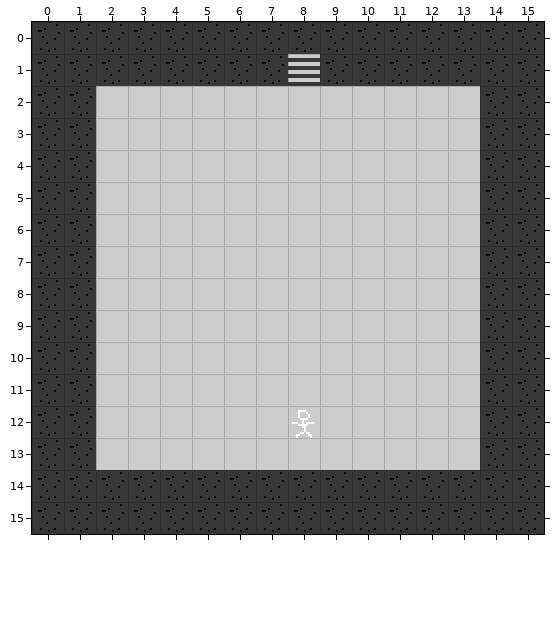
Two versions of a level (Tiled map, assets/levels/level1.tmx). Above is the file before it was changed.
Cells are 16x16 px. Shown: x 0..15, y 0..15.
And afterwards:
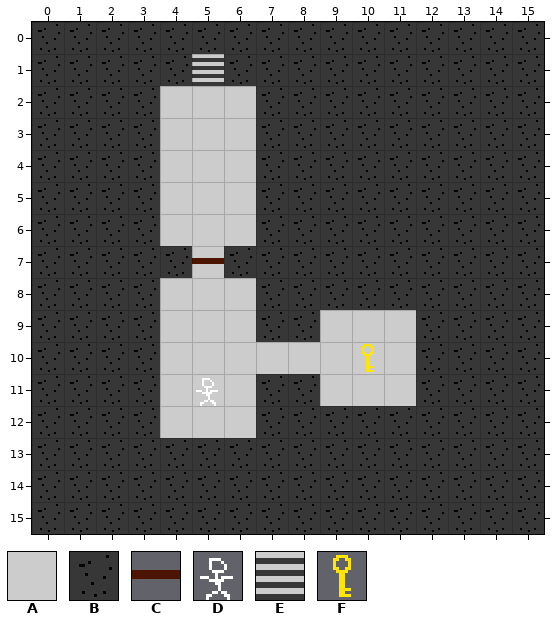
Key: from "tileset": A 0, B 1, C 4, D 10, E 11, F 12.
_ is an empty cell, # one hidden under a higher layer.
Diff:
Layer "base":
y 1: x 5 B -> #; x 8 # -> B
y 2..6: x 2..3 AA -> BB; x 7..13 AAAAAAA -> BBBBBBB
y 7: x 2..4 AAA -> BBB; x 6..13 AAAAAAAA -> BBBBBBBB
y 8: x 2..3 AA -> BB; x 7..13 AAAAAAA -> BBBBBBB
y 9: x 2..3 AA -> BB; x 7..8 AA -> BB; x 12..13 AA -> BB
y 10: x 2..3 AA -> BB; x 12..13 AA -> BB
y 11: x 2..3 AA -> BB; x 7..8 AA -> BB; x 12..13 AA -> BB
y 12: x 2..3 AA -> BB; x 7..13 AAAAAAA -> BBBBBBB
y 13: x 2..13 AAAAAAAAAAAA -> BBBBBBBBBBBB
Layer "objects":
y 1: x 5 _ -> E; x 8 E -> _
y 7: x 5 _ -> C
y 10: x 10 _ -> F
y 11: x 5 _ -> D
y 12: x 8 D -> _
Pixel boxes of the changes (left, top, right, bottom) in both pictures:
changed: (96, 54, 480, 470)
